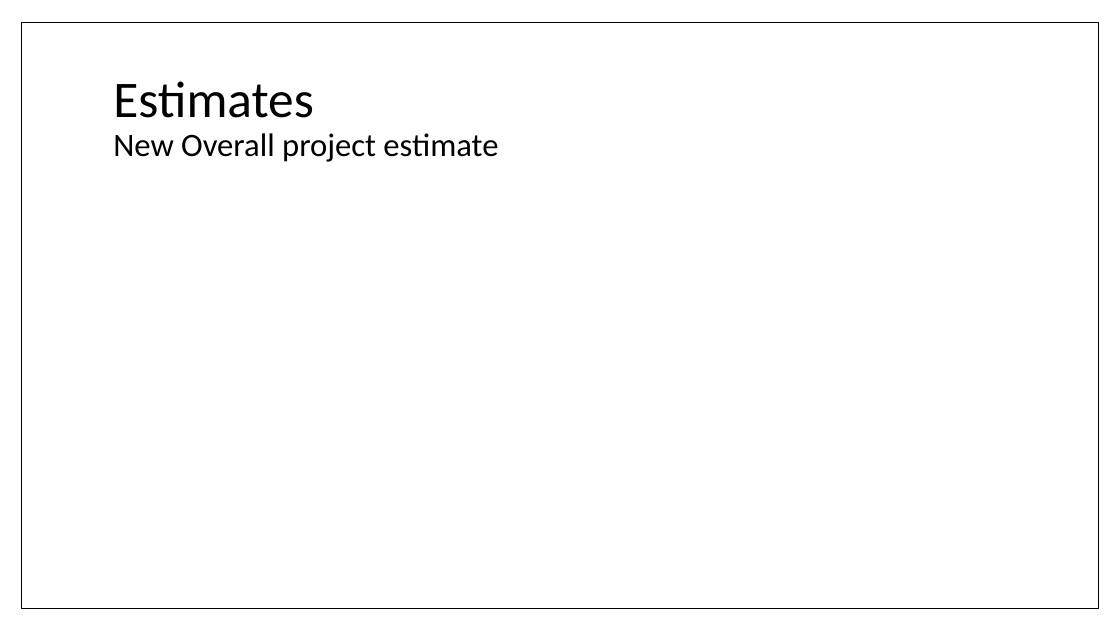
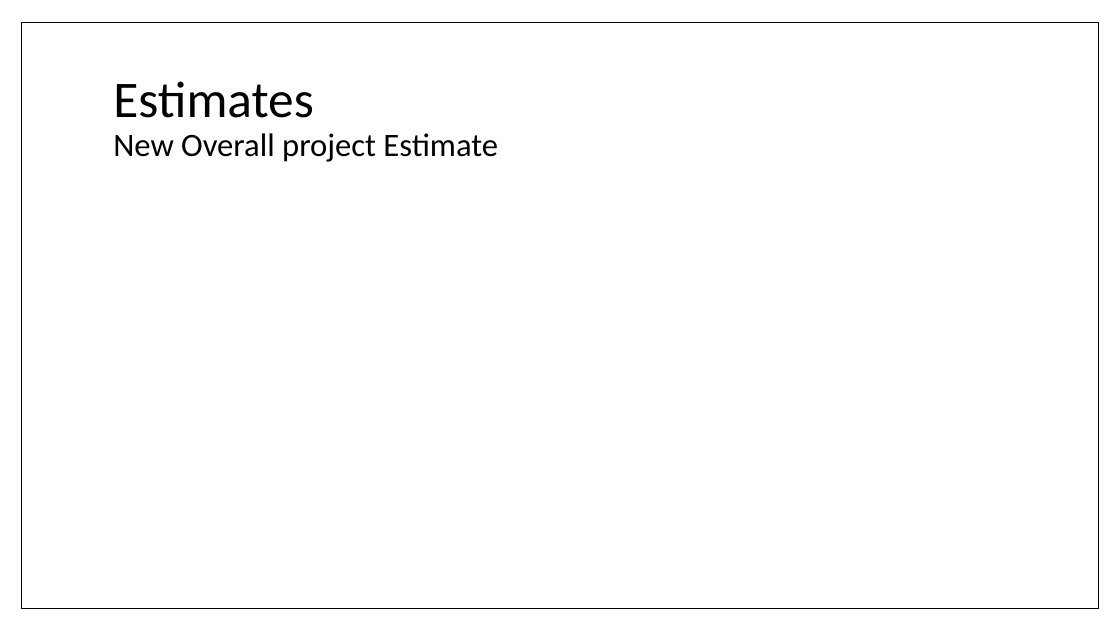
Before and after one commit to umdfeynman/umdfeynman, a slide deck: slide 14 of Work_In_Progress/CS/SPMP_Presentation.pptx. Drawn at 1120x630 pixels with LibreOffice and Linux fonts; fonts in the diff are those of the drawing. Boxes give left, top, right and bottom in pixels: in the first picture for what was removed or moved away, otherwise in the second. Text is boxed around its words. In the diff, an @@ line names an element or a change of style, - is before the commit and + after.

```diff
--- a/Work_In_Progress/CS/SPMP_Presentation.pptx
+++ b/Work_In_Progress/CS/SPMP_Presentation.pptx
@@ title at bbox=[113, 81, 498, 162]: text changed @@
-Estimates
-New Overall project estimate
+Estimates
+New Overall project Estimate
```
Also in this commit, not shown: 10 other slides changed, 1 slide added, 1 slide removed.
